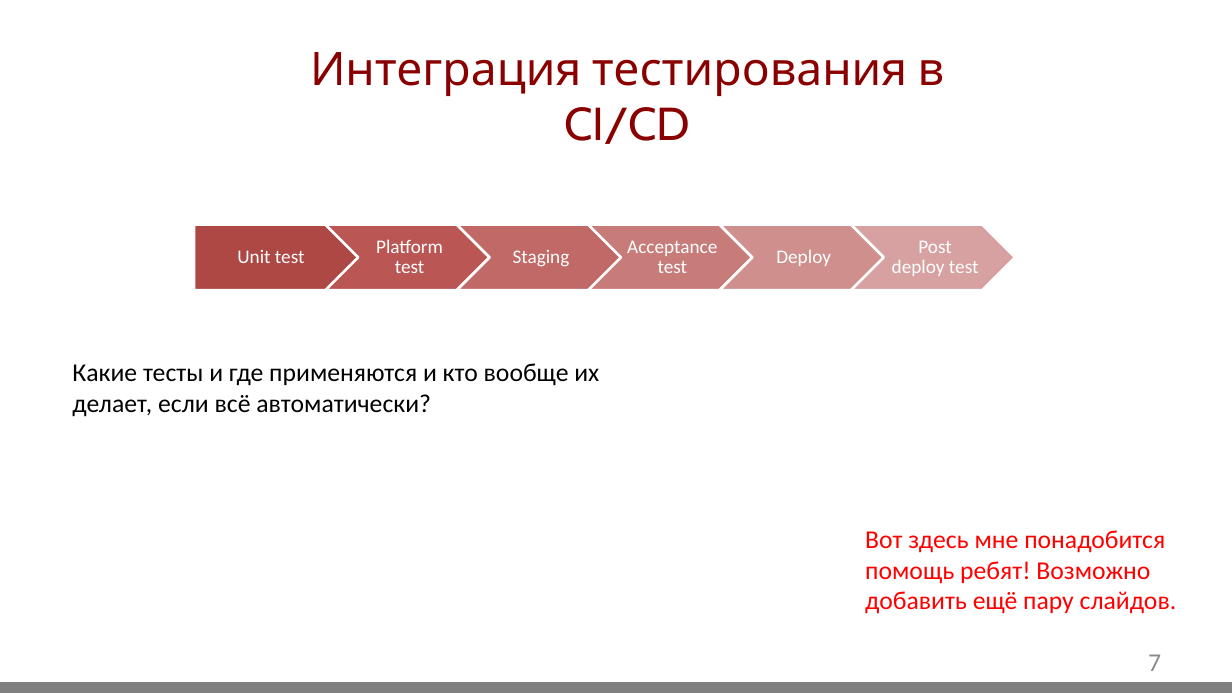
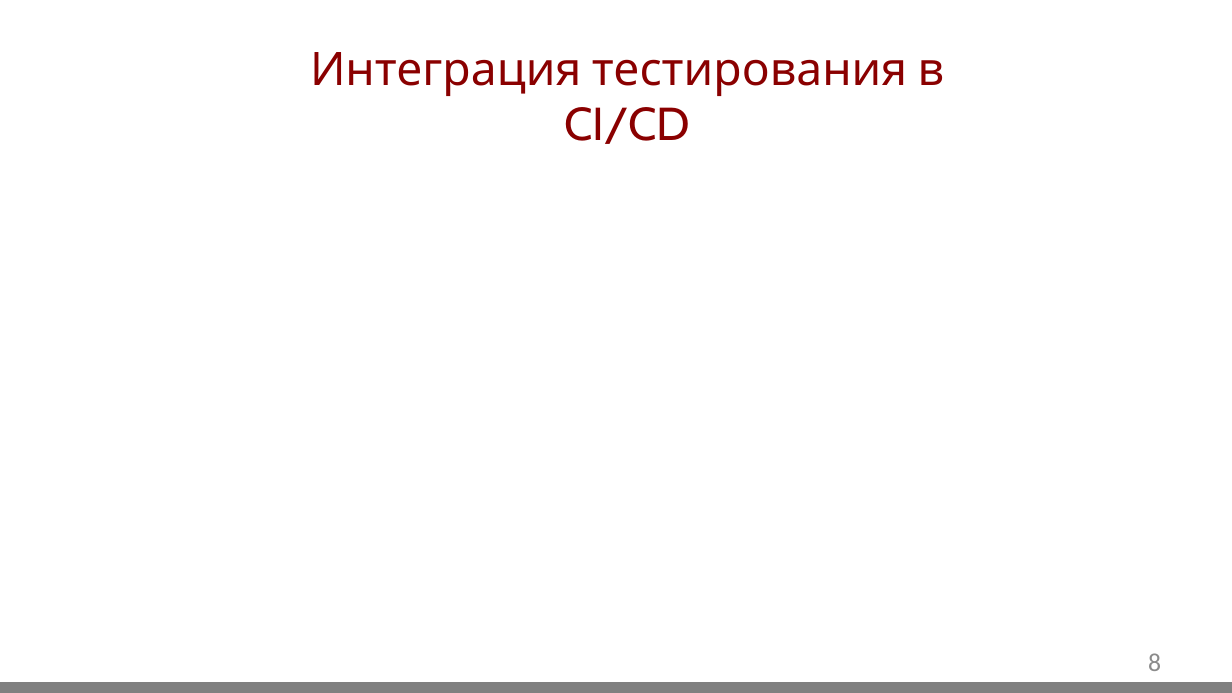
Before and after one commit to GidMaster/qa-courses, a slide deck: slide 8 of lection.pptx (slide 7 before the commit). Drawn at 1232x693 pixels with LibreOffice and Linux fonts; fonts in the diff are those of the drawing; background and template pictures are left out. Boxes give left, top, right and bottom in pixels: in the first picture for what was removed or moved away, otherwise in the second. Text is boxed around its words. In the diff, an @@ line names an element or a change of style, - is before the commit and + after.

```diff
--- a/lection.pptx
+++ b/lection.pptx
@@ group removed at bbox=[194, 225, 1016, 290]: 6 texts, 5 chevrons, 1 pentagon arrow @@
-Unit test
-Platform test
-Staging
-Acceptance test
-Deploy
-Post deploy test
@@ text removed at bbox=[72, 363, 599, 417] @@
-Какие тесты и где применяются и кто вообще их делает, если всё автоматически?
@@ text removed at bbox=[865, 530, 1177, 614] @@
-Вот здесь мне понадобится помощь ребят! Возможно добавить ещё пару слайдов.
@@ page number at bbox=[1148, 653, 1161, 671]: text changed @@
-7
+8
```
Also in this commit, not shown: 1 other slide changed, 1 slide added.
